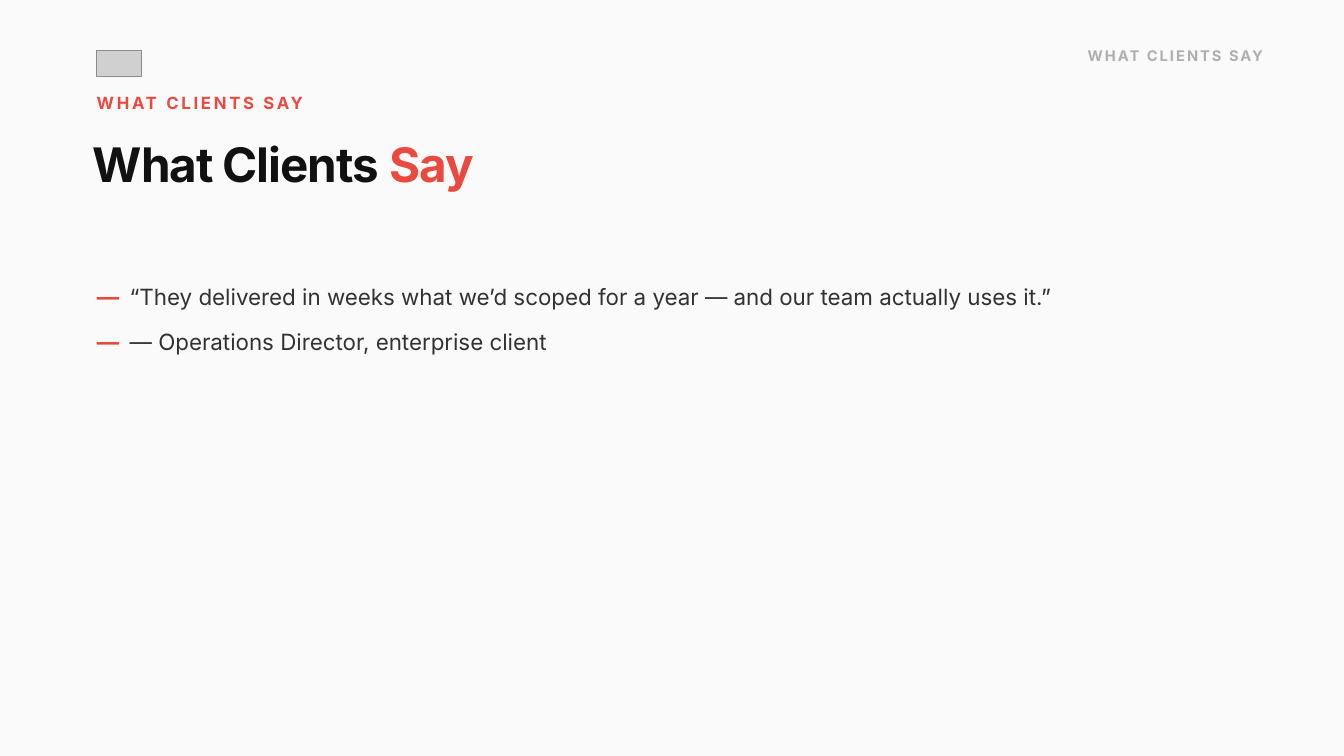
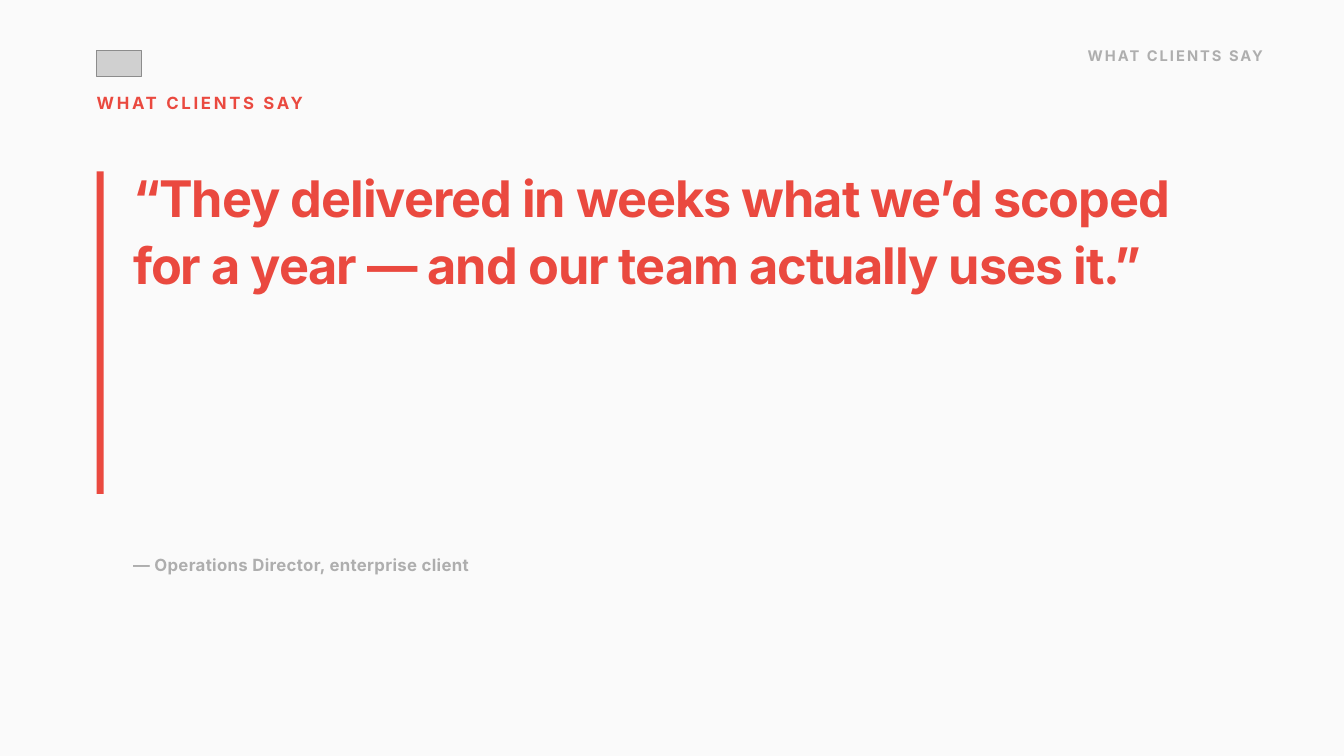
Before and after one commit to danielzrno/claude, a slide deck: slide 7 of design-system/samples/legacy-overview_editorial_auto.pptx. Drawn at 1344x756 pixels with LibreOffice and Linux fonts; fonts in the diff are those of the drawing; grey boxes stand for pictures. Boxes give left, top, right and bottom in pixels: in the first picture for what was removed or moved away, otherwise in the second. Text is boxed around its words. In the diff, an @@ line names an element or a change of style, - is before the commit and + after.

```diff
--- a/design-system/samples/legacy-overview_editorial_auto.pptx
+++ b/design-system/samples/legacy-overview_editorial_auto.pptx
@@ text removed at [93, 145, 473, 192] @@
-What Clients Say
@@ rectangle added at [97, 171, 104, 494], fill #EA493F @@
@@ text at [133, 178, 1170, 294]: text changed; size 16 to 36 pt; text colour #323232 to #EA493F; bold on @@
-— “They delivered in weeks what we’d scoped for a year — and our team actually uses it.”
-— — Operations Director, enterprise client
+“They delivered in weeks what we’d scoped for a year — and our team actually uses it.”
@@ text added at [154, 558, 469, 574], 12 pt, text #AEAEAE, bold @@
+— Operations Director, enterprise client
```
Also in this commit, not shown: 1 other slide changed, 6 other files.
